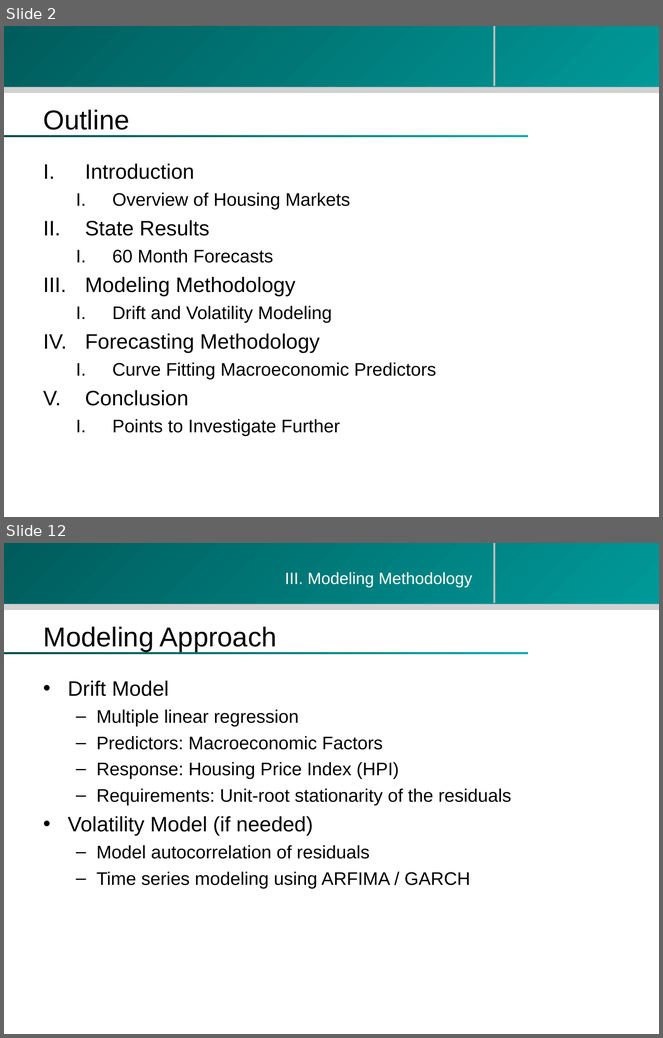
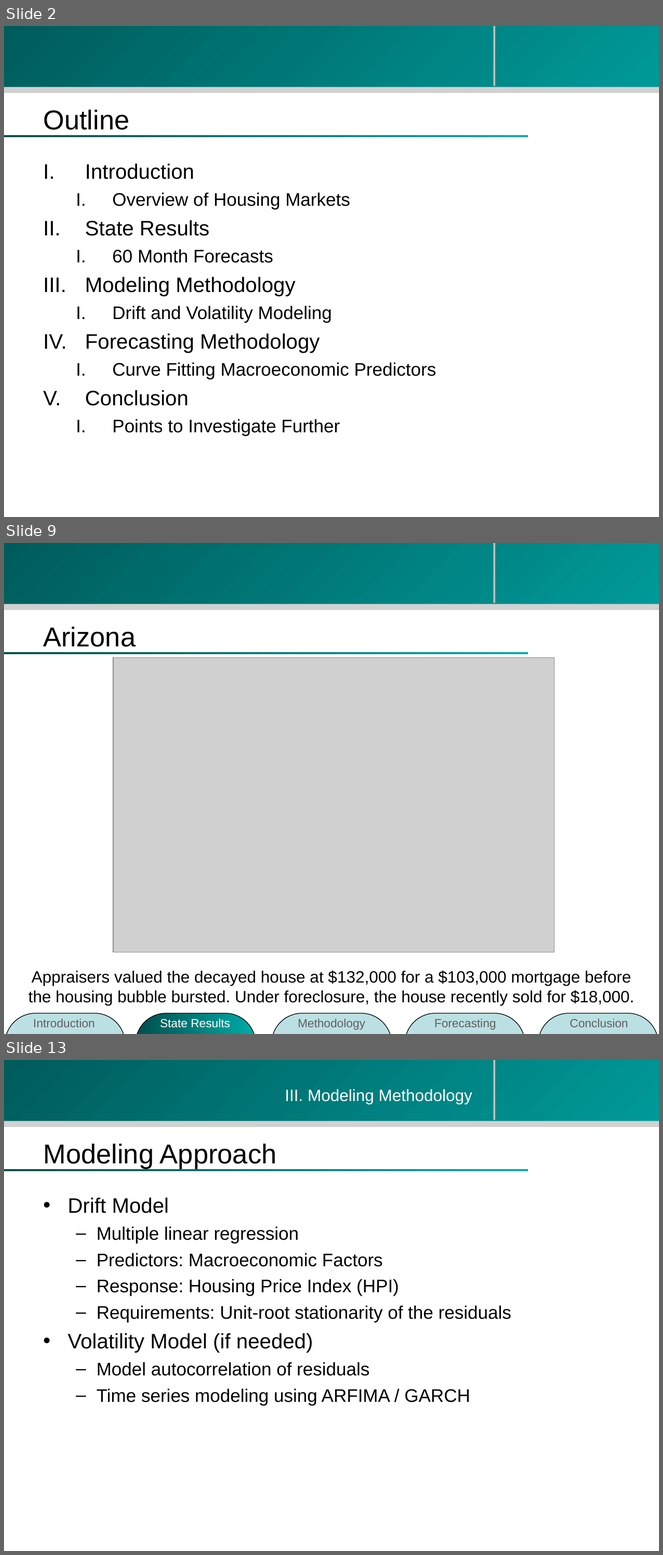
Before and after one commit to zhouzhenghui/svnrepository, a slide deck: SVNRepository/Presentation/M.Eng Final Presentation-take2.ppt. Shown one above the other, each under a label of ours: slides 2 and 12 before the commit, slides 2, 9 and 13 after it; the slides between them are not shown. The pictures are 663x1038 and 663x1555 pixels, drawn with LibreOffice and Linux fonts; fonts in the diff are those of the drawing; grey boxes stand for pictures; background and template pictures are left out. Boxes give left, top, right and bottom in pixels: in the first picture for what was removed or moved away, otherwise in the second. Text is boxed around its words. In the diff, an @@ line names an element or a change of style, - is before the commit and + after.

```diff
--- a/SVNRepository/Presentation/M.Eng Final Presentation-take2.ppt
+++ b/SVNRepository/Presentation/M.Eng Final Presentation-take2.ppt
@@ slide 9 added at bbox=[4, 543, 659, 1034], background #FFFFFF; not listed: 4 template elements that a slide beside it also shows @@
@@ title added at bbox=[43, 627, 136, 647], 30 pt, text #000000 @@
+Arizona
@@ picture added at bbox=[113, 657, 555, 953] @@
@@ text added at bbox=[28, 970, 635, 1006], 18 pt, text #000000 @@
+Appraisers valued the decayed house at $132,000 for a $103,000 mortgage before the housing bubble bursted. Under foreclosure, the house recently sold for $18,000.
@@ group added at bbox=[6, 1014, 659, 1034]: 5 rounded rectangles, 5 texts @@
+Introduction
+State Results
+Methodology
+Forecasting
+Conclusion
@@ what was slide 12 is now slide 13 @@
```
Also in this commit, not shown: 9 slides changed.
